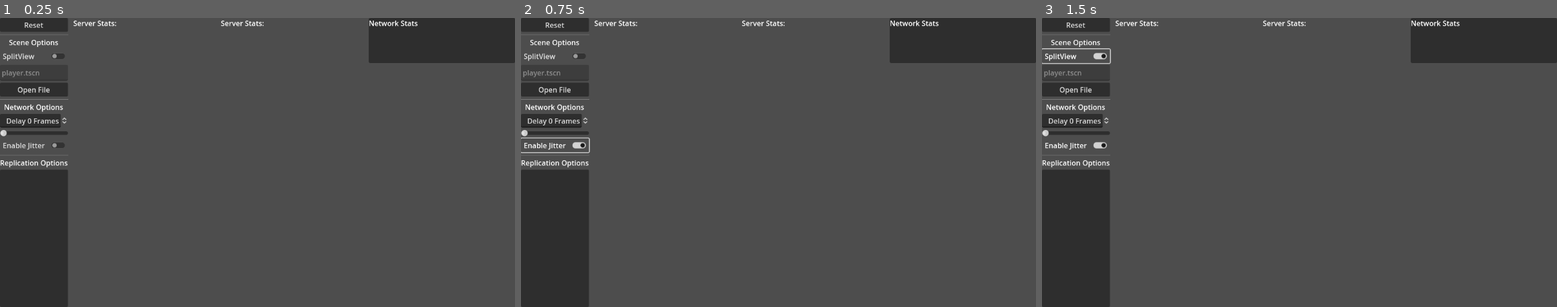
Above: before the commit, frames 1-3 (left to right).
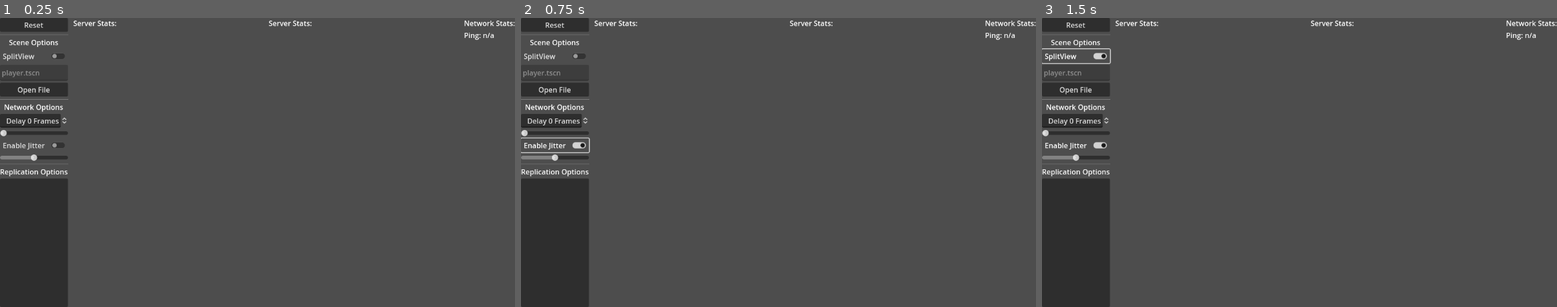
Above: after the commit, the same moments.

Repository: pennyloafers/godot-branched-multiplayer
Game: Godot game, scene res://branched_multiplayer.tscn
Same seed, same stepped clock (60 frames per second), same inputs: the game is played once before the commit and once after it.
Inputs:
- Up to frame 1 (0.25 s): no input
- Up to frame 2 (0.75 s): click "Enable Jitter" at 0.5 s
- Up to frame 3 (1.5 s): click "SplitView" at 1.25 s

The runs differ from the first frame. In frame 1, 5.3% of the frame differs, in the area x 0-100%, y 0-56%; in frame 2, 5.3%; in frame 3, 5.3%.

Commit message:
add jitter option and ping statistics

Diff:
--- a/branched_multiplayer.gd
+++ b/branched_multiplayer.gd
@@ -9,25 +9,36 @@
 var server : NetworkPeer
 var client : NetworkPeer
 
+
+
 func _ready():
 	if %SceneOptions.is_split_view():
 		create_split_view()
 	else:
 		create_single_view()
 
+
+func ping_update(value:int) -> void:
+	$%NetStats.ping_update(value)
+
+
+func create_network_peer(type:int) -> NetworkPeer:
+	var peer:NetworkPeer
+	if type == NetworkPeer.CLIENT:
+		peer = NetworkPeer.create(NetworkPeer.CLIENT)
+		peer.ping.connect(ping_update)
+	elif type == NetworkPeer.SERVER:
+		peer = NetworkPeer.create(NetworkPeer.SERVER)
+	peer.set_player_res("res://player/player.tscn")
+	peer.new_player.connect(_on_new_player_created, CONNECT_ONE_SHOT)
+	return peer
+
 func create_split_view():
 	$"%SceneOptions".open_scene_with_current_path()
 
 	# setup networks
-	var server:NetworkPeer = NetworkPeer.create(NetworkPeer.SERVER)
-	server.set_player_res("res://player/player.tscn")
-	server.new_player.connect(_on_new_player_created, CONNECT_ONE_SHOT)
-
-
-	var client:NetworkPeer = NetworkPeer.create(NetworkPeer.CLIENT)
-	client.set_player_res("res://player/player.tscn")
-	client.new_player.connect(_on_new_player_created, CONNECT_ONE_SHOT)
-
+	server = create_network_peer(NetworkPeer.SERVER)
+	client = create_network_peer(NetworkPeer.CLIENT)
 
 	# setup view
 	view_scene = preload("res://scene/split_view.tscn").instantiate()
@@ -44,13 +55,8 @@
 	$"%SceneOptions".open_scene_with_current_path() # why again?
 
 	# setup networks
-	server = NetworkPeer.create(NetworkPeer.SERVER)
-	server.set_player_res("res://player/player.tscn")
-	server.new_player.connect(_on_new_player_created, CONNECT_ONE_SHOT)
-
-	client = NetworkPeer.create(NetworkPeer.CLIENT)
-	client.set_player_res("res://player/player.tscn")
-	client.new_player.connect(_on_new_player_created, CONNECT_ONE_SHOT)
+	server = create_network_peer(NetworkPeer.SERVER)
+	client = create_network_peer(NetworkPeer.CLIENT)
 
 	# setup view
 	view_scene = preload("res://scene/single_view.tscn").instantiate()
@@ -122,3 +128,13 @@
 func _on_network_options_frame_delay(value: int) -> void:
 	server.enet.network_frame_delay = value
 	client.enet.network_frame_delay = value
+
+
+func _on_network_options_jitter_enabled(value: bool) -> void:
+	server.enet.jitter_enabled = value
+	client.enet.jitter_enabled = value
+
+
+func _on_network_options_jitter_chance(value: float) -> void:
+	server.enet.jitter_chance = value
+	client.enet.jitter_chance = value
--- a/branched_multiplayer.tscn
+++ b/branched_multiplayer.tscn
@@ -59,6 +59,7 @@
 layout_mode = 2
 
 [node name="NetStats" parent="TwoColumn/StatsView/Stats" instance=ExtResource("6_nhrjv")]
+unique_name_in_owner = true
 layout_mode = 2
 
 [node name="View" type="Control" parent="TwoColumn/StatsView"]
@@ -69,3 +70,5 @@
 [connection signal="scene_selected" from="TwoColumn/Options/SceneOptions" to="." method="_on_scene_options_scene_selected"]
 [connection signal="split_view_change" from="TwoColumn/Options/SceneOptions" to="." method="_on_scene_options_split_view_change"]
 [connection signal="frame_delay" from="TwoColumn/Options/NetworkOptions" to="." method="_on_network_options_frame_delay"]
+[connection signal="jitter_chance" from="TwoColumn/Options/NetworkOptions" to="." method="_on_network_options_jitter_chance"]
+[connection signal="jitter_enabled" from="TwoColumn/Options/NetworkOptions" to="." method="_on_network_options_jitter_enabled"]
--- a/multiplayer/enet_multiplayer_peer_extension.gd
+++ b/multiplayer/enet_multiplayer_peer_extension.gd
@@ -6,6 +6,11 @@
 var delay_ring_buffer : RingBuffer # lock free
 
 var network_frame_delay : int = 0
+var jitter_enabled : bool = false
+var jitter : bool = false
+var jitter_chance : float = 0.5
+var jitter_frame : Array[PackedByteArray] = []
+var jitter_frame_count : int = 2
 
 func _init():
 	super()
@@ -18,10 +23,13 @@
 # gdscript only as _put_packet() uses native parameters
 func _put_packet_script(p_buffer: PackedByteArray) -> Error:
 	#print(peer_type, ": packet ", p_buffer)
-	if network_frame_delay != 0:
-		_frame_buffer.push_back(p_buffer)
+	if jitter :
+		jitter_frame.push_back(p_buffer)
 	else:
-		enet.put_packet(p_buffer)
+		if network_frame_delay != 0:
+			_frame_buffer.push_back(p_buffer)
+		else:
+			enet.put_packet(p_buffer)
 	return OK
 
 
@@ -29,6 +37,21 @@
 	if network_frame_delay != 0:
 		delay_put_packet()
 	enet.poll()
+
+	# complete jitter
+	jitter_frame_count -= 1
+	if jitter and jitter_frame_count <= 0:
+		jitter = false
+		for pkt:PackedByteArray in jitter_frame:
+			_put_packet_script(pkt)
+		jitter_frame.clear()
+
+	# setup jitter
+	if jitter_enabled and jitter == false:
+		jitter = randf() < jitter_chance
+		jitter_frame_count = 0
+		if jitter:
+			jitter_frame_count = randi_range(1,5) #TODO make this adjustable
 
 
 func delay_put_packet():
--- a/multiplayer/network_peer.gd
+++ b/multiplayer/network_peer.gd
@@ -140,5 +140,5 @@
 @rpc("any_peer","unreliable","call_remote")
 func return_rtt(peer_time:int):
 	var now := Time.get_ticks_msec()
-	print("ping rtt: ", now-peer_time)
+	#print("ping rtt: ", now-peer_time)
 	ping.emit(now-peer_time)
--- a/multiplayer/network_peer.tscn
+++ b/multiplayer/network_peer.tscn
@@ -9,4 +9,4 @@
 spawn_path = NodePath("..")
 
 [node name="Timer" type="Timer" parent="."]
-wait_time = 3.0
+wait_time = 0.1
--- a/ui/net_stats.tscn
+++ b/ui/net_stats.tscn
@@ -1,10 +1,23 @@
-[gd_scene format=3 uid="uid://dbpfj6ktqqfgj"]
+[gd_scene load_steps=2 format=3 uid="uid://dbpfj6ktqqfgj"]
 
-[node name="NetStats" type="Panel"]
-size_flags_horizontal = 3
+[sub_resource type="GDScript" id="GDScript_hveos"]
+resource_name = "NetStats"
+script/source = "extends VBoxContainer
 
-[node name="Label" type="Label" parent="."]
-layout_mode = 0
-offset_right = 40.0
-offset_bottom = 23.0
-text = "Network Stats"
+
+func ping_update(value:int):
+	$Ping.text = \"Ping: %d ms\" % [value]
+"
+
+[node name="NetStats" type="VBoxContainer"]
+offset_right = 110.0
+offset_bottom = 50.0
+script = SubResource("GDScript_hveos")
+
+[node name="Title" type="Label" parent="."]
+layout_mode = 2
+text = "Network Stats:"
+
+[node name="Ping" type="Label" parent="."]
+layout_mode = 2
+text = "Ping: n/a"
--- a/ui/network_options.gd
+++ b/ui/network_options.gd
@@ -3,18 +3,30 @@
 ## make sure EnetMultiplayerPeerExtension's Ringbuffer can support this
 const MAX_FRAME_DELAY:int = 30
 
-signal frame_delay(value : int)
+signal frame_delay( value : int )
+signal jitter_enabled( value : bool)
+signal jitter_chance( value : float)
+
 
 func _ready() -> void:
-	$SpinBox.max_value = MAX_FRAME_DELAY
-	$HSlider.max_value = MAX_FRAME_DELAY
+	$DelaySpinBox.max_value = MAX_FRAME_DELAY
+	$DelaySlider.max_value = MAX_FRAME_DELAY
 
 
 
-func _on_h_slider_value_changed(value: float) -> void:
-	$SpinBox.value = value
+
+func _on_delay_slider_value_changed(value: float) -> void:
+	$DelaySpinBox.value = value
 	frame_delay.emit(value)
 
-func _on_spin_box_value_changed(value: float) -> void:
-	$HSlider.value = value
+func _on_delay_spin_box_value_changed(value: float) -> void:
+	$DelaySlider.value = value
 	frame_delay.emit(value)
+
+
+func _on_jitter_check_button_toggled(toggled_on: bool) -> void:
+	jitter_enabled.emit(toggled_on)
+
+
+func _on_jitter_chance_value_changed(value: float) -> void:
+	jitter_chance.emit(value)
--- a/ui/network_options.tscn
+++ b/ui/network_options.tscn
@@ -15,7 +15,7 @@
 text = "Network Options"
 horizontal_alignment = 1
 
-[node name="SpinBox" type="SpinBox" parent="."]
+[node name="DelaySpinBox" type="SpinBox" parent="."]
 layout_mode = 2
 size_flags_horizontal = 3
 size_flags_stretch_ratio = 0.5
@@ -25,7 +25,7 @@
 prefix = "Delay"
 suffix = "Frames"
 
-[node name="HSlider" type="HSlider" parent="."]
+[node name="DelaySlider" type="HSlider" parent="."]
 layout_mode = 2
 max_value = 30.0
 
@@ -33,5 +33,13 @@
 layout_mode = 2
 text = "Enable Jitter"
 
-[connection signal="value_changed" from="SpinBox" to="." method="_on_spin_box_value_changed"]
-[connection signal="value_changed" from="HSlider" to="." method="_on_h_slider_value_changed"]
+[node name="JitterChance" type="HSlider" parent="."]
+layout_mode = 2
+max_value = 0.99
+step = 0.01
+value = 0.5
+
+[connection signal="value_changed" from="DelaySpinBox" to="." method="_on_delay_spin_box_value_changed"]
+[connection signal="value_changed" from="DelaySlider" to="." method="_on_delay_slider_value_changed"]
+[connection signal="toggled" from="JitterCheckButton" to="." method="_on_jitter_check_button_toggled"]
+[connection signal="value_changed" from="JitterChance" to="." method="_on_jitter_chance_value_changed"]
